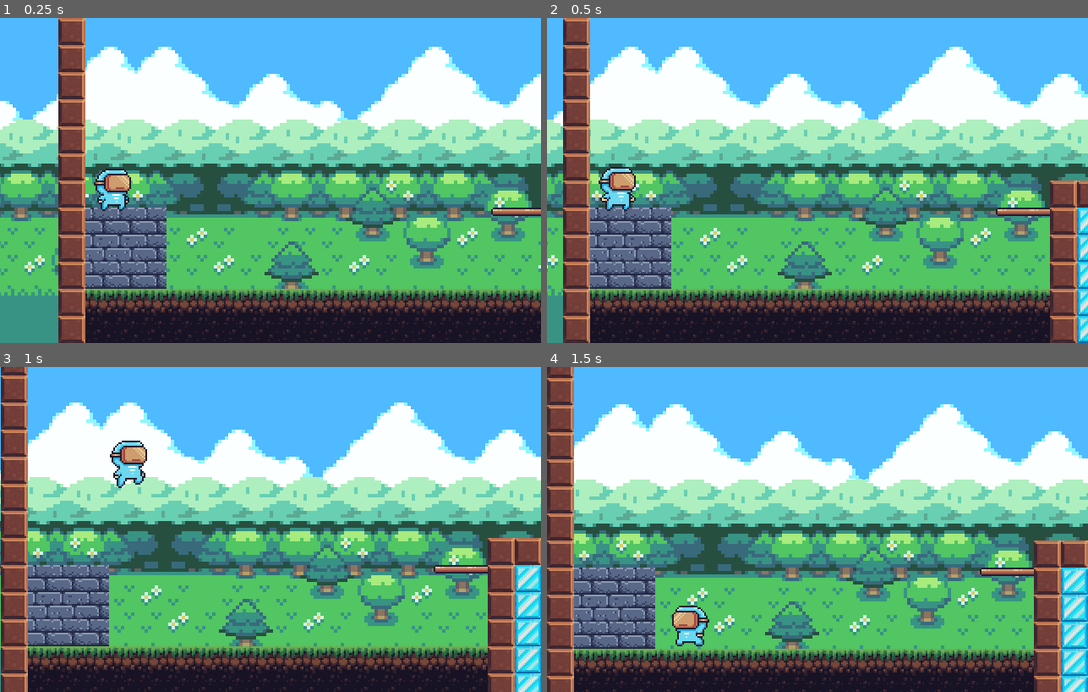
Above: before the commit, frames 1-4 (two rows, left to right).
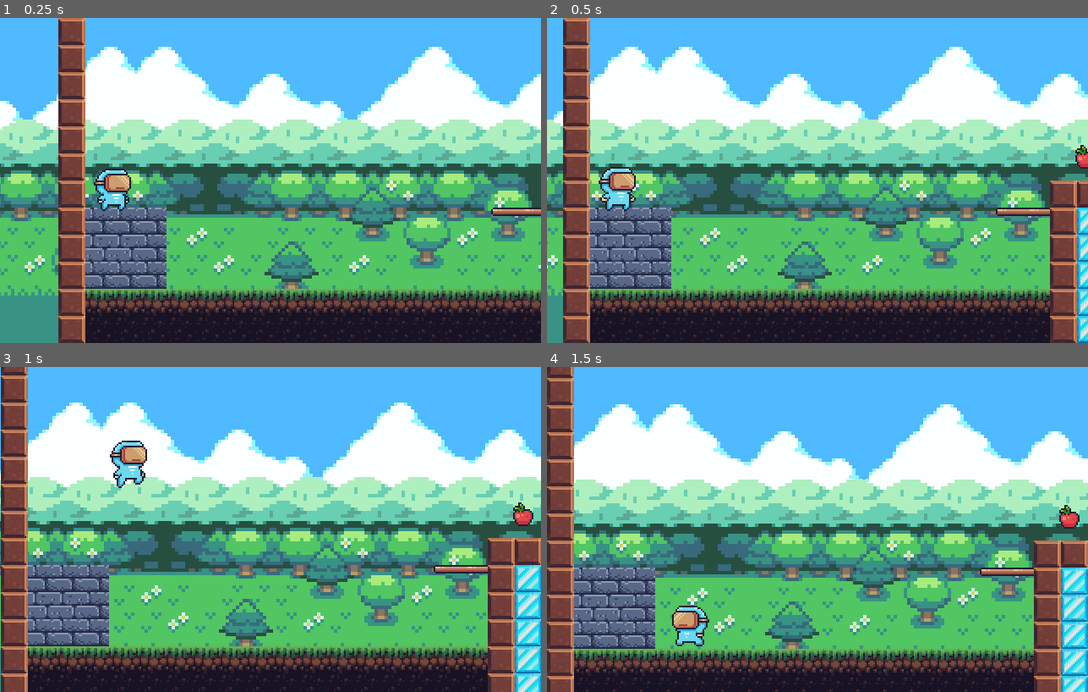
Above: after the commit, the same moments.

Repository: RaphaelRodriguesDev/intermediario-sab-13h
Game: Godot game, scene res://Levels/Level_01.tscn
Same seed, same stepped clock (60 frames per second), same inputs: the game is played once before the commit and once after it.
Inputs:
- Up to frame 1 (0.25 s): no input
- Up to frame 2 (0.5 s): no input
- Up to frame 3 (1 s): hold D (move_right) from 0.53 s (still down); tap Space (jump) at 0.77 s
- Up to frame 4 (1.5 s): release D (move_right) at 1.28 s; hold A (move_left) from 1.28 s (still down)

Frame 1 is identical in both runs. In frame 2, 0.1% of the frame differs, in the area x 97-100%, y 39-47%; in frame 3, 0.2%, in the area x 94-99%, y 41-49%; in frame 4, 0.2%.

Commit message:
Aula itens coletáveis

Diff:
--- a/Levels/Level_01.tscn
+++ b/Levels/Level_01.tscn
@@ -9,6 +9,7 @@
 [ext_resource path="res://assets/Terrain/2 - Hills.png" type="Texture" id=7]
 [ext_resource path="res://assets/Terrain/4 - Cloud_cover_2.png" type="Texture" id=8]
 [ext_resource path="res://Scripts/Fall-zone.gd" type="Script" id=9]
+[ext_resource path="res://Items/apple.tscn" type="PackedScene" id=10]
 
 [sub_resource type="ConvexPolygonShape2D" id=5]
 points = PoolVector2Array( 0, 0, 16, 0, 16, 16, 0, 16 )
@@ -956,4 +957,7 @@
 position = Vector2( 0, 124 )
 shape = SubResource( 32 )
 
+[node name="apple" parent="." instance=ExtResource( 10 )]
+position = Vector2( 293, 68 )
+
 [connection signal="body_entered" from="fall-zone" to="fall-zone" method="_on_fallzone_body_entered"]
--- /dev/null
+++ b/Scripts/apple.gd
@@ -0,0 +1,5 @@
+extends Sprite
+
+
+func _ready():
+	pass
Not shown: 1 places in Levels/Level_01.tscn that only renumber resources
